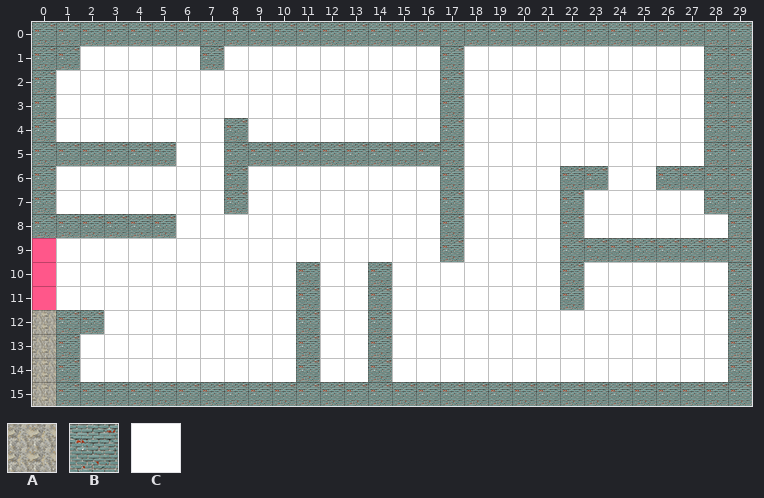
An edit to a level. Tiled map (JSON), public/map-items/rooms/room_four.tmj. The picture above is the old version.
Cells are 50x50 px. Shown: x 0..29, y 0..15.
Key: from "rooms_tileset": A 1, B 2, C 3.
_ is an empty cell.
Layers that did not change in this view are not listed.
Layer "Walls" before, first column x 0:
 0 BBBBBBBBBBBBBBBBBBBBBBBBBBBBBB
 1 BB_____B_________B__________BB
 2 B________________B__________BB
 3 B________________B__________BB
 4 B_______B________B__________BB
 5 BBBBBB__BBBBBBBBBB__________BB
 6 B_______B________B____BB__BBBB
 7 B_______B________B____B_____BB
 8 BBBBBB___________B____B______B
 9 _________________B____BBBBBBBB
10 ___________B__B_______B______B
11 ___________B__B__C____B______B
12 ABB________B__B______________B
13 AB_________B__B______________B
14 AB_________B__B______________B
15 ABBBBBBBBBBBBBBBBBBBBBBBBBBBBB
Now the later version:
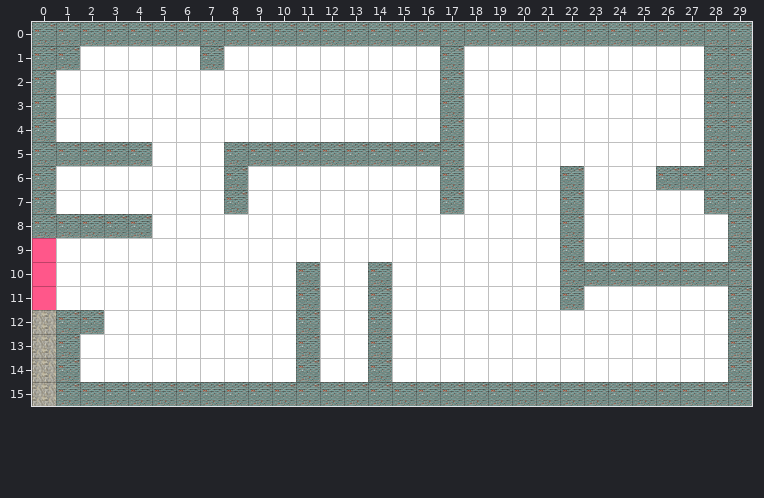
Change:
Layer "Walls":
y 4: x 8 B -> _
y 5: x 5 B -> _
y 6: x 23 B -> _
y 8: x 5 B -> _; x 17 B -> _
y 9: x 17 B -> _; x 23..28 BBBBBB -> ______
y 10: x 23..28 ______ -> BBBBBB
Boxes around the changes in both pictures, in picture pixels (x1, y1, x2, y2):
removed: (224, 118, 248, 142)
removed: (152, 142, 176, 166)
removed: (584, 166, 608, 190)
removed: (152, 214, 176, 238)
removed: (440, 214, 464, 262)
changed: (584, 238, 728, 286)
